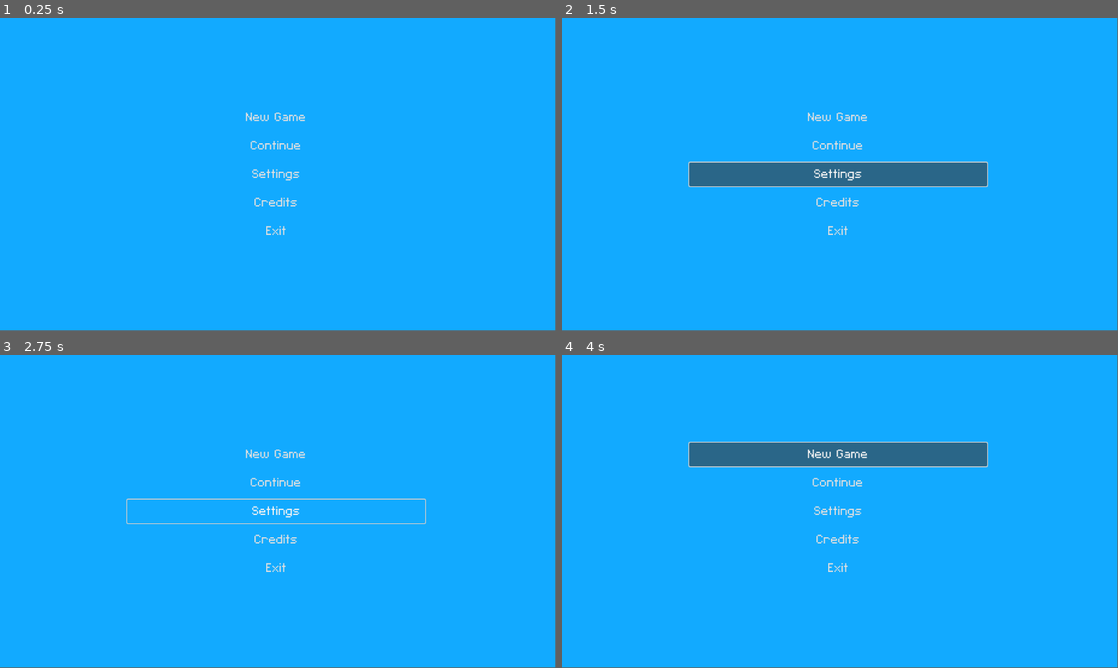
Above: before the commit, frames 1-4 (two rows, left to right).
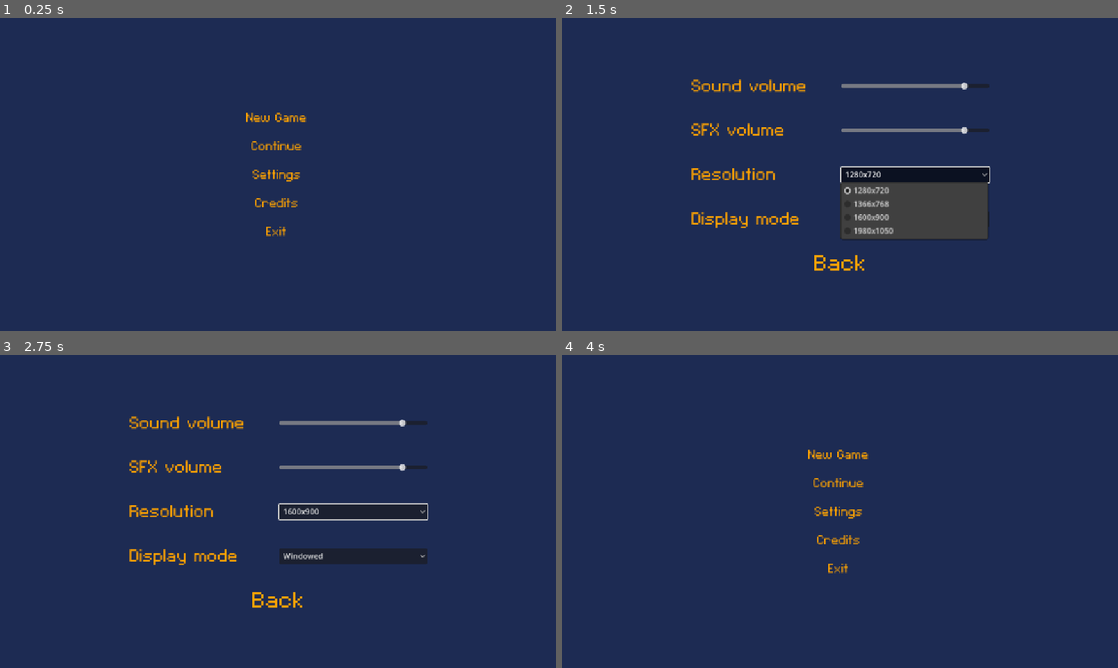
Above: after the commit, the same moments.

Repository: phoenixstears/gamejam-platformer-prep
Game: Godot game, scene res://scenes/main_menu.tscn
Two runs of this game, one before a commit and one after it. Both use one fixed random seed, a clock stepped at 60 frames per second and the inputs below. This scene is started directly instead of the project's main scene.
Inputs (mouse positions are in pixels of both pictures, inside the frame that each line leads up to):
- Up to frame 1 (0.25 s): no input
- Up to frame 2 (1.5 s): click "Settings" at 0.5 s; click (912, 174) at 1.25 s, where only the run after the commit has a clickable "1280x720"
- Up to frame 3 (2.75 s): click (350, 555) at 2 s, where only the run after the commit has a clickable "Windowed"
- Up to frame 4 (4 s): click (912, 511) at 2.75 s, where only the run after the commit has a clickable "1600x900"; click "New Game" (after the commit: "Back") at 3.5 s
In our replay, the window is 799x449 before the commit and 800x450 after it. These sizes can differ from the game's own. Grey fills any space a smaller window leaves; there, only what the larger window draws over its background counts as a difference.

The runs differ from the first frame. In frame 1, 100% of the frame differs, in the area x 0-100%, y 0-100%; in frame 2, 100%; in frame 3, 100%; in frame 4, 100%.

Commit message:
implement settings, polish menu

Diff:
--- /dev/null
+++ b/global.gd
@@ -0,0 +1,4 @@
+#extends Node
+
+#func _ready():
+#	AudioManager.play_music()
--- a/project.godot
+++ b/project.godot
@@ -15,34 +15,11 @@
 config/features=PackedStringArray("4.4", "Forward Plus")
 config/icon="res://icon.svg"
 
-[input]
+[autoload]
 
-left={
-"deadzone": 0.2,
-"events": [Object(InputEventKey,"resource_local_to_scene":false,"resource_name":"","device":-1,"window_id":0,"alt_pressed":false,"shift_pressed":false,"ctrl_pressed":false,"meta_pressed":false,"pressed":false,"keycode":0,"physical_keycode":65,"key_label":0,"unicode":97,"location":0,"echo":false,"script":null)
-]
-}
-right={
-"deadzone": 0.2,
-"events": [Object(InputEventKey,"resource_local_to_scene":false,"resource_name":"","device":-1,"window_id":0,"alt_pressed":false,"shift_pressed":false,"ctrl_pressed":false,"meta_pressed":false,"pressed":false,"keycode":0,"physical_keycode":68,"key_label":0,"unicode":100,"location":0,"echo":false,"script":null)
-]
-}
-up={
-"deadzone": 0.2,
-"events": [Object(InputEventKey,"resource_local_to_scene":false,"resource_name":"","device":-1,"window_id":0,"alt_pressed":false,"shift_pressed":false,"ctrl_pressed":false,"meta_pressed":false,"pressed":false,"keycode":0,"physical_keycode":87,"key_label":0,"unicode":119,"location":0,"echo":false,"script":null)
-]
-}
-down={
-"deadzone": 0.2,
-"events": [Object(InputEventKey,"resource_local_to_scene":false,"resource_name":"","device":-1,"window_id":0,"alt_pressed":false,"shift_pressed":false,"ctrl_pressed":false,"meta_pressed":false,"pressed":false,"keycode":0,"physical_keycode":83,"key_label":0,"unicode":115,"location":0,"echo":false,"script":null)
-]
-}
-jump={
-"deadzone": 0.2,
-"events": [Object(InputEventKey,"resource_local_to_scene":false,"resource_name":"","device":-1,"window_id":0,"alt_pressed":false,"shift_pressed":false,"ctrl_pressed":false,"meta_pressed":false,"pressed":false,"keycode":0,"physical_keycode":32,"key_label":0,"unicode":32,"location":0,"echo":false,"script":null)
-]
-}
+AudioManager="*res://scenes/audio_manager.tscn"
+Global="*res://global.gd"
 
-[rendering]
+[display]
 
-textures/canvas_textures/default_texture_filter=0
+window/stretch/mode="canvas_items"
--- a/scenes/Credits.tscn
+++ b/scenes/Credits.tscn
@@ -1,7 +1,10 @@
-[gd_scene load_steps=3 format=3 uid="uid://c8howwnipbliu"]
+[gd_scene load_steps=4 format=3 uid="uid://c8howwnipbliu"]
 
 [ext_resource type="FontFile" uid="uid://b47h0t5h0ow80" path="res://fonts/C&C Red Alert [INET].ttf" id="1_hi4w3"]
 [ext_resource type="Script" uid="uid://cqxajk8nb84s4" path="res://scenes/scroll_container.gd" id="1_spvsy"]
+
+[sub_resource type="StyleBoxFlat" id="StyleBoxFlat_spvsy"]
+bg_color = Color(0.113725, 0.168627, 0.32549, 1)
 
 [node name="Credits" type="Node"]
 
@@ -11,7 +14,7 @@
 offset_right = 1157.0
 offset_bottom = 651.0
 mouse_filter = 2
-color = Color(0.0705882, 0.666667, 1, 1)
+color = Color(0.113725, 0.168627, 0.32549, 1)
 
 [node name="ScrollContainer" type="ScrollContainer" parent="."]
 anchors_preset = 8
@@ -37,29 +40,45 @@
 
 [node name="Label8" type="Label" parent="ScrollContainer/VBoxContainer"]
 layout_mode = 2
+theme_override_colors/font_color = Color(1, 0.639216, 0, 1)
+theme_override_styles/normal = SubResource("StyleBoxFlat_spvsy")
 
 [node name="Label9" type="Label" parent="ScrollContainer/VBoxContainer"]
 layout_mode = 2
+theme_override_colors/font_color = Color(1, 0.639216, 0, 1)
+theme_override_styles/normal = SubResource("StyleBoxFlat_spvsy")
 
 [node name="Label10" type="Label" parent="ScrollContainer/VBoxContainer"]
 layout_mode = 2
+theme_override_colors/font_color = Color(1, 0.639216, 0, 1)
+theme_override_styles/normal = SubResource("StyleBoxFlat_spvsy")
 
 [node name="Label11" type="Label" parent="ScrollContainer/VBoxContainer"]
 layout_mode = 2
+theme_override_colors/font_color = Color(1, 0.639216, 0, 1)
+theme_override_styles/normal = SubResource("StyleBoxFlat_spvsy")
 
 [node name="Label13" type="Label" parent="ScrollContainer/VBoxContainer"]
 layout_mode = 2
+theme_override_colors/font_color = Color(1, 0.639216, 0, 1)
+theme_override_styles/normal = SubResource("StyleBoxFlat_spvsy")
 
 [node name="Label14" type="Label" parent="ScrollContainer/VBoxContainer"]
 layout_mode = 2
+theme_override_colors/font_color = Color(1, 0.639216, 0, 1)
+theme_override_styles/normal = SubResource("StyleBoxFlat_spvsy")
 
 [node name="Label12" type="Label" parent="ScrollContainer/VBoxContainer"]
 layout_mode = 2
+theme_override_colors/font_color = Color(1, 0.639216, 0, 1)
+theme_override_styles/normal = SubResource("StyleBoxFlat_spvsy")
 
 [node name="Label" type="Label" parent="ScrollContainer/VBoxContainer"]
 layout_mode = 2
+theme_override_colors/font_color = Color(1, 0.639216, 0, 1)
 theme_override_fonts/font = ExtResource("1_hi4w3")
 theme_override_font_sizes/font_size = 32
+theme_override_styles/normal = SubResource("StyleBoxFlat_spvsy")
 text = "Game Development
 Maselko13
 CheeseDicer"
@@ -67,16 +86,20 @@
 
 [node name="Label2" type="Label" parent="ScrollContainer/VBoxContainer"]
 layout_mode = 2
+theme_override_colors/font_color = Color(1, 0.639216, 0, 1)
 theme_override_fonts/font = ExtResource("1_hi4w3")
 theme_override_font_sizes/font_size = 32
+theme_override_styles/normal = SubResource("StyleBoxFlat_spvsy")
 text = "Graphics and Assets
 CheeseDicer"
 horizontal_alignment = 1
 
 [node name="Label3" type="Label" parent="ScrollContainer/VBoxContainer"]
 layout_mode = 2
+theme_override_colors/font_color = Color(1, 0.639216, 0, 1)
 theme_override_fonts/font = ExtResource("1_hi4w3")
 theme_override_font_sizes/font_size = 32
+theme_override_styles/normal = SubResource("StyleBoxFlat_spvsy")
 text = "Soundtrack
 DM DOKURO
 F-777
@@ -85,23 +108,31 @@
 
 [node name="Label4" type="Label" parent="ScrollContainer/VBoxContainer"]
 layout_mode = 2
+theme_override_colors/font_color = Color(1, 0.639216, 0, 1)
 theme_override_fonts/font = ExtResource("1_hi4w3")
 theme_override_font_sizes/font_size = 32
+theme_override_styles/normal = SubResource("StyleBoxFlat_spvsy")
 text = "Special Thanks
 Abgif (LF GF)"
 horizontal_alignment = 1
 
 [node name="Label5" type="Label" parent="ScrollContainer/VBoxContainer"]
 layout_mode = 2
+theme_override_colors/font_color = Color(1, 0.639216, 0, 1)
 theme_override_fonts/font = ExtResource("1_hi4w3")
 theme_override_font_sizes/font_size = 32
+theme_override_styles/normal = SubResource("StyleBoxFlat_spvsy")
 horizontal_alignment = 1
 
 [node name="Label6" type="Label" parent="ScrollContainer/VBoxContainer"]
 layout_mode = 2
+theme_override_colors/font_color = Color(1, 0.639216, 0, 1)
 theme_override_fonts/font = ExtResource("1_hi4w3")
 theme_override_font_sizes/font_size = 32
+theme_override_styles/normal = SubResource("StyleBoxFlat_spvsy")
 horizontal_alignment = 1
 
 [node name="Label7" type="Label" parent="ScrollContainer/VBoxContainer"]
 layout_mode = 2
+theme_override_colors/font_color = Color(1, 0.639216, 0, 1)
+theme_override_styles/normal = SubResource("StyleBoxFlat_spvsy")
--- /dev/null
+++ b/scenes/audio_manager.gd
@@ -0,0 +1,5 @@
+extends Control
+
+
+func stop_music():
+	$AudioStreamPlayer.stop()
--- /dev/null
+++ b/scenes/audio_manager.tscn
@@ -0,0 +1,18 @@
+[gd_scene load_steps=3 format=3 uid="uid://dcvhepaclwj0n"]
+
+[ext_resource type="AudioStream" uid="uid://c7y5ifbgm4dio" path="res://OST/main_menu.ogg" id="1_8qd8g"]
+[ext_resource type="Script" uid="uid://kdlqrily4pv6" path="res://scenes/audio_manager.gd" id="1_liach"]
+
+[node name="AudioManager" type="Control"]
+layout_mode = 3
+anchors_preset = 15
+anchor_right = 1.0
+anchor_bottom = 1.0
+grow_horizontal = 2
+grow_vertical = 2
+script = ExtResource("1_liach")
+
+[node name="AudioStreamPlayer" type="AudioStreamPlayer" parent="."]
+stream = ExtResource("1_8qd8g")
+autoplay = true
+parameters/looping = false
--- /dev/null
+++ b/scenes/button.gd
@@ -0,0 +1,5 @@
+extends Button
+
+
+func _on_pressed():
+	get_tree().change_scene_to_file("res://scenes/main_menu.tscn")
--- /dev/null
+++ b/scenes/h_slider.gd
@@ -0,0 +1,7 @@
+extends HSlider
+
+
+func _on_value_changed(value: float) -> void:
+	print("volume changed!")
+	var db = linear_to_db(value / 100.0)  # Convert 0–100 to decibels
+	AudioServer.set_bus_volume_db(0, db)
--- a/scenes/level_1.tscn
+++ b/scenes/level_1.tscn
@@ -1,10 +1,11 @@
-[gd_scene load_steps=11 format=4 uid="uid://c3vigjbsgmn63"]
+[gd_scene load_steps=12 format=4 uid="uid://lrviq46euwgy"]
 
 [ext_resource type="Texture2D" uid="uid://r2cv6nrib8ec" path="res://Assets/Sprites/underground_tile.png" id="1_ru4tf"]
 [ext_resource type="Texture2D" uid="uid://c1n03pjnh84wu" path="res://Assets/Sprites/ground_bllue_tile.png" id="2_6sh32"]
 [ext_resource type="Texture2D" uid="uid://3cdhawyos03l" path="res://Assets/Sprites/ground_pink_tile.png" id="3_ejswk"]
 [ext_resource type="Texture2D" uid="uid://c4015jk4jomyg" path="res://Assets/Sprites/ground_yellow_tile.png" id="4_bbk5w"]
 [ext_resource type="PackedScene" uid="uid://buw1ngag5uai4" path="res://scenes/player.tscn" id="5_conm7"]
+[ext_resource type="AudioStream" uid="uid://d1q51keu85156" path="res://OST/level_1.mp3" id="6_fcfvj"]
 
 [sub_resource type="TileSetAtlasSource" id="TileSetAtlasSource_d3jkd"]
 texture = ExtResource("1_ru4tf")
@@ -41,3 +42,8 @@
 
 [node name="Camera2D" type="Camera2D" parent="."]
 zoom = Vector2(6.55, 6.55)
+
+[node name="AudioStreamPlayer" type="AudioStreamPlayer" parent="."]
+stream = ExtResource("6_fcfvj")
+autoplay = true
+parameters/looping = false
--- a/scenes/level_2.tscn
+++ b/scenes/level_2.tscn
@@ -1,3 +1,10 @@
-[gd_scene format=3 uid="uid://c5bfrvuq5qbiv"]
+[gd_scene load_steps=2 format=3 uid="uid://c5bfrvuq5qbiv"]
+
+[ext_resource type="AudioStream" uid="uid://b1qmwly0e38q8" path="res://OST/level_2.ogg" id="1_3bmlt"]
 
 [node name="Level2_tscn" type="Node2D"]
+
+[node name="AudioStreamPlayer" type="AudioStreamPlayer" parent="."]
+stream = ExtResource("1_3bmlt")
+autoplay = true
+parameters/looping = false
--- a/scenes/level_select.tscn
+++ b/scenes/level_select.tscn
@@ -1,3 +1,10 @@
-[gd_scene format=3 uid="uid://24q68wwppcxw"]
+[gd_scene load_steps=2 format=3 uid="uid://24q68wwppcxw"]
+
+[ext_resource type="AudioStream" uid="uid://63ttxk14cltq" path="res://OST/level_select.ogg" id="1_3shnc"]
 
 [node name="LevelSelect" type="Node2D"]
+
+[node name="AudioStreamPlayer" type="AudioStreamPlayer" parent="."]
+stream = ExtResource("1_3shnc")
+autoplay = true
+parameters/looping = false
--- a/scenes/main_menu.gd
+++ b/scenes/main_menu.gd
@@ -10,12 +10,12 @@
 
 
 func _on_settings_pressed() -> void:
-	pass # Replace with function body.
+	get_tree().change_scene_to_file("res://scenes/settings.tscn")
 
 
 func _on_continue_pressed() -> void:
-	print("new game pressed!")
+	AudioManager.stop_music()
 
 
 func _on_new_game_pressed() -> void:
-	print("new game pressed!")
+	AudioManager.stop_music()
--- a/scenes/main_menu.tscn
+++ b/scenes/main_menu.tscn
@@ -1,14 +1,13 @@
-[gd_scene load_steps=6 format=3 uid="uid://bheyehgcgp44c"]
+[gd_scene load_steps=5 format=3 uid="uid://hfq2tgtg85nh"]
 
 [ext_resource type="Script" uid="uid://cnoo6nl7rdoit" path="res://scenes/main_menu.gd" id="1_ekxnf"]
 [ext_resource type="FontFile" uid="uid://b47h0t5h0ow80" path="res://fonts/C&C Red Alert [INET].ttf" id="1_l6cm7"]
-[ext_resource type="AudioStream" uid="uid://c7y5ifbgm4dio" path="res://OST/main_menu.ogg" id="3_bqqt6"]
 
 [sub_resource type="StyleBoxFlat" id="StyleBoxFlat_l6cm7"]
-bg_color = Color(0.0705882, 0.666667, 1, 1)
+bg_color = Color(0.113725, 0.168627, 0.32549, 1)
 
 [sub_resource type="StyleBoxFlat" id="StyleBoxFlat_bqqt6"]
-bg_color = Color(0.0705882, 0.666667, 1, 1)
+bg_color = Color(0.113725, 0.168627, 0.32549, 1)
 
 [node name="MainMenu" type="Control"]
 layout_mode = 3
@@ -39,6 +38,7 @@
 [node name="Button" type="Button" parent="VBoxContainer"]
 layout_mode = 2
 size_flags_vertical = 3
+theme_override_colors/font_color = Color(1, 0.639216, 0, 1)
 theme_override_fonts/font = ExtResource("1_l6cm7")
 theme_override_font_sizes/font_size = 32
 theme_override_styles/normal = SubResource("StyleBoxFlat_l6cm7")
@@ -47,6 +47,7 @@
 [node name="Button2" type="Button" parent="VBoxContainer"]
 layout_mode = 2
 size_flags_vertical = 3
+theme_override_colors/font_color = Color(1, 0.639216, 0, 1)
 theme_override_fonts/font = ExtResource("1_l6cm7")
 theme_override_font_sizes/font_size = 32
 theme_override_styles/normal = SubResource("StyleBoxFlat_l6cm7")
@@ -55,6 +56,7 @@
 [node name="Button3" type="Button" parent="VBoxContainer"]
 layout_mode = 2
 size_flags_vertical = 3
+theme_override_colors/font_color = Color(1, 0.639216, 0, 1)
 theme_override_fonts/font = ExtResource("1_l6cm7")
 theme_override_font_sizes/font_size = 32
 theme_override_styles/normal = SubResource("StyleBoxFlat_l6cm7")
@@ -63,6 +65,7 @@
 [node name="Button4" type="Button" parent="VBoxContainer"]
 layout_mode = 2
 size_flags_vertical = 3
+theme_override_colors/font_color = Color(1, 0.639216, 0, 1)
 theme_override_fonts/font = ExtResource("1_l6cm7")
 theme_override_font_sizes/font_size = 32
 theme_override_styles/normal = SubResource("StyleBoxFlat_l6cm7")
@@ -71,6 +74,7 @@
 [node name="Button5" type="Button" parent="VBoxContainer"]
 layout_mode = 2
 size_flags_vertical = 3
+theme_override_colors/font_color = Color(1, 0.639216, 0, 1)
 theme_override_fonts/font = ExtResource("1_l6cm7")
 theme_override_font_sizes/font_size = 32
 theme_override_styles/normal = SubResource("StyleBoxFlat_bqqt6")
@@ -82,12 +86,7 @@
 offset_right = 1156.0
 offset_bottom = 651.0
 mouse_filter = 2
-color = Color(0.0705882, 0.666667, 1, 1)
-
-[node name="AudioStreamPlayer" type="AudioStreamPlayer" parent="."]
-stream = ExtResource("3_bqqt6")
-autoplay = true
-parameters/looping = false
+color = Color(0.113725, 0.168627, 0.32549, 1)
 
 [connection signal="pressed" from="VBoxContainer/Button" to="." method="_on_new_game_pressed"]
 [connection signal="pressed" from="VBoxContainer/Button2" to="." method="_on_continue_pressed"]
--- /dev/null
+++ b/scenes/settings.tscn
@@ -0,0 +1,137 @@
+[gd_scene load_steps=5 format=3 uid="uid://bxbexhxl6dvjn"]
+
+[ext_resource type="FontFile" uid="uid://b47h0t5h0ow80" path="res://fonts/C&C Red Alert [INET].ttf" id="1_5p8wc"]
+[ext_resource type="Script" uid="uid://ku0gbefdaoat" path="res://scenes/h_slider.gd" id="2_r6d6q"]
+[ext_resource type="Script" uid="uid://b6bwmnjqyj3rc" path="res://scenes/button.gd" id="3_6wm04"]
+
+[sub_resource type="StyleBoxFlat" id="StyleBoxFlat_r6d6q"]
+bg_color = Color(0.113725, 0.168627, 0.32549, 1)
+
+[node name="Settings" type="Control"]
+layout_mode = 3
+anchors_preset = 15
+anchor_right = 1.0
+anchor_bottom = 1.0
+grow_horizontal = 2
+grow_vertical = 2
+
+[node name="ColorRect" type="ColorRect" parent="."]
+z_index = -1
+offset_right = 1156.0
+offset_bottom = 651.0
+mouse_filter = 2
+color = Color(0.113725, 0.168627, 0.32549, 1)
+
+[node name="VBoxContainer" type="VBoxContainer" parent="."]
+layout_mode = 1
+anchors_preset = 8
+anchor_left = 0.5
+anchor_top = 0.5
+anchor_right = 0.5
+anchor_bottom = 0.5
+offset_left = -308.5
+offset_top = -227.5
+offset_right = 308.5
+offset_bottom = 227.5
+grow_horizontal = 2
+grow_vertical = 2
+
+[node name="HBoxContainer" type="HBoxContainer" parent="VBoxContainer"]
+layout_mode = 2
+size_flags_vertical = 3
+
+[node name="Label" type="Label" parent="VBoxContainer/HBoxContainer"]
+layout_mode = 2
+size_flags_horizontal = 3
+theme_override_colors/font_color = Color(1, 0.639216, 0, 1)
+theme_override_fonts/font = ExtResource("1_5p8wc")
+theme_override_font_sizes/font_size = 45
+text = "Sound volume"
+
+[node name="HSlider" type="HSlider" parent="VBoxContainer/HBoxContainer"]
+layout_mode = 2
+size_flags_horizontal = 3
+size_flags_vertical = 4
+value = 85.0
+script = ExtResource("2_r6d6q")
+
+[node name="HBoxContainer2" type="HBoxContainer" parent="VBoxContainer"]
+layout_mode = 2
+size_flags_vertical = 3
+
+[node name="Label" type="Label" parent="VBoxContainer/HBoxContainer2"]
+layout_mode = 2
+size_flags_horizontal = 3
+theme_override_colors/font_color = Color(1, 0.639216, 0, 1)
+theme_override_fonts/font = ExtResource("1_5p8wc")
+theme_override_font_sizes/font_size = 45
+text = "SFX volume"
+
+[node name="HSlider" type="HSlider" parent="VBoxContainer/HBoxContainer2"]
+layout_mode = 2
+size_flags_horizontal = 3
+size_flags_vertical = 4
+value = 85.0
+
+[node name="HBoxContainer3" type="HBoxContainer" parent="VBoxContainer"]
+layout_mode = 2
+size_flags_vertical = 3
+
+[node name="Label" type="Label" parent="VBoxContainer/HBoxContainer3"]
+layout_mode = 2
+size_flags_horizontal = 3
+theme_override_colors/font_color = Color(1, 0.639216, 0, 1)
+theme_override_fonts/font = ExtResource("1_5p8wc")
+theme_override_font_sizes/font_size = 45
+text = "Resolution"
+
+[node name="OptionButton" type="OptionButton" parent="VBoxContainer/HBoxContainer3"]
+layout_mode = 2
+size_flags_horizontal = 3
+size_flags_vertical = 4
+selected = 0
+item_count = 4
+popup/item_0/text = "1280x720"
+popup/item_0/id = 0
+popup/item_1/text = "1366x768"
+popup/item_1/id = 1
+popup/item_2/text = "1600x900"
+popup/item_2/id = 2
+popup/item_3/text = "1980x1050"
+popup/item_3/id = 3
+
+[node name="HBoxContainer4" type="HBoxContainer" parent="VBoxContainer"]
+layout_mode = 2
+size_flags_vertical = 3
+
+[node name="Label" type="Label" parent="VBoxContainer/HBoxContainer4"]
+layout_mode = 2
+size_flags_horizontal = 3
+theme_override_colors/font_color = Color(1, 0.639216, 0, 1)
+theme_override_fonts/font = ExtResource("1_5p8wc")
+theme_override_font_sizes/font_size = 45
+text = "Display mode"
+
+[node name="OptionButton" type="OptionButton" parent="VBoxContainer/HBoxContainer4"]
+layout_mode = 2
+size_flags_horizontal = 3
+size_flags_vertical = 4
+selected = 1
+item_count = 2
+popup/item_0/text = "Fullscreen"
+popup/item_0/id = 0
+popup/item_1/text = "Windowed"
+popup/item_1/id = 1
+
+[node name="Button" type="Button" parent="VBoxContainer"]
+layout_mode = 2
+size_flags_vertical = 3
+theme_override_colors/font_color = Color(1, 0.639216, 0, 1)
+theme_override_fonts/font = ExtResource("1_5p8wc")
+theme_override_font_sizes/font_size = 60
+theme_override_styles/normal = SubResource("StyleBoxFlat_r6d6q")
+text = "Back"
+script = ExtResource("3_6wm04")
+
+[connection signal="value_changed" from="VBoxContainer/HBoxContainer/HSlider" to="VBoxContainer/HBoxContainer/HSlider" method="_on_value_changed"]
+[connection signal="pressed" from="VBoxContainer/Button" to="VBoxContainer/Button" method="_on_pressed"]
Not shown, added: OST/level_2.ogg.import
Not shown, removed: OST/level_2.wav.import
Not shown, added: OST/level_select.ogg.import
Not shown, removed: OST/level_select.wav.import
Not shown, added: global.gd.uid
Not shown, added: scenes/audio_manager.gd.uid
Not shown, added: scenes/button.gd.uid
Not shown, added: scenes/h_slider.gd.uid
Not shown, added: OST/level_2.ogg
Not shown, changed: OST/level_2.wav
Not shown, added: OST/level_select.ogg
Not shown, removed: OST/level_select.wav
